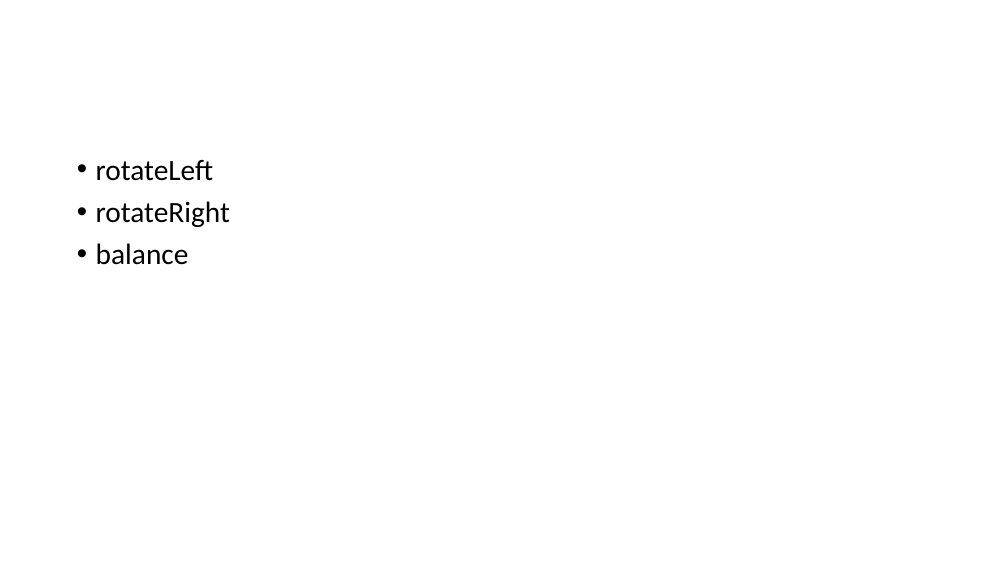
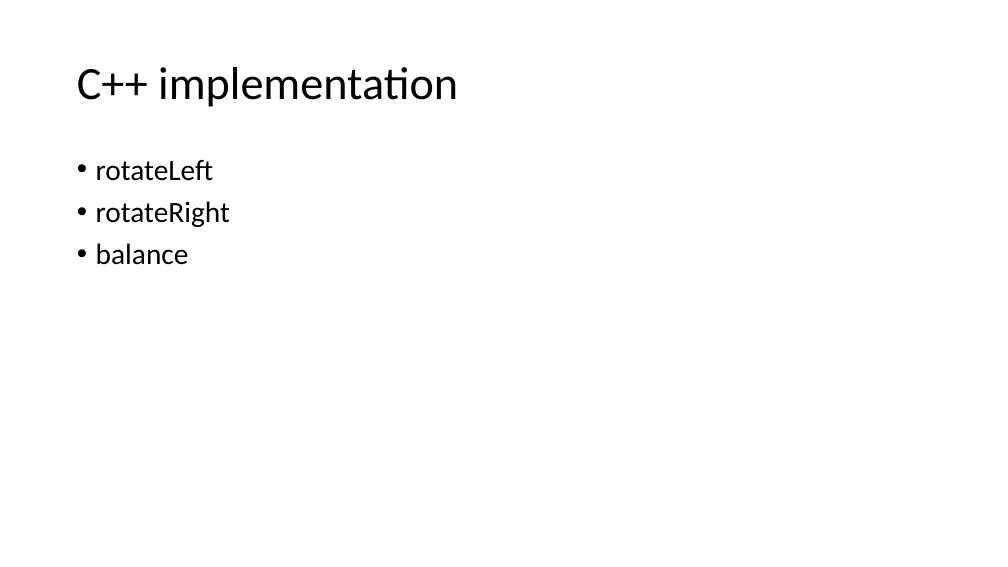
Before and after one commit to kwea123/cpp_data_algo, a slide deck: slide 54 of 2_Tree.pptx (slide 52 before the commit). Drawn at 1008x567 pixels with LibreOffice and Linux fonts; fonts in the diff are those of the drawing. Boxes give left, top, right and bottom in pixels: in the first picture for what was removed or moved away, otherwise in the second. Text is boxed around its words. In the diff, an @@ line names an element or a change of style, - is before the commit and + after.

```diff
--- a/2_Tree.pptx
+++ b/2_Tree.pptx
@@ title added at (77, 67, 458, 107), 44 pt, text #000000 @@
+C++ implementation
```
Also in this commit, not shown: 4 other slides changed, 2 slides added, 3 other files.
